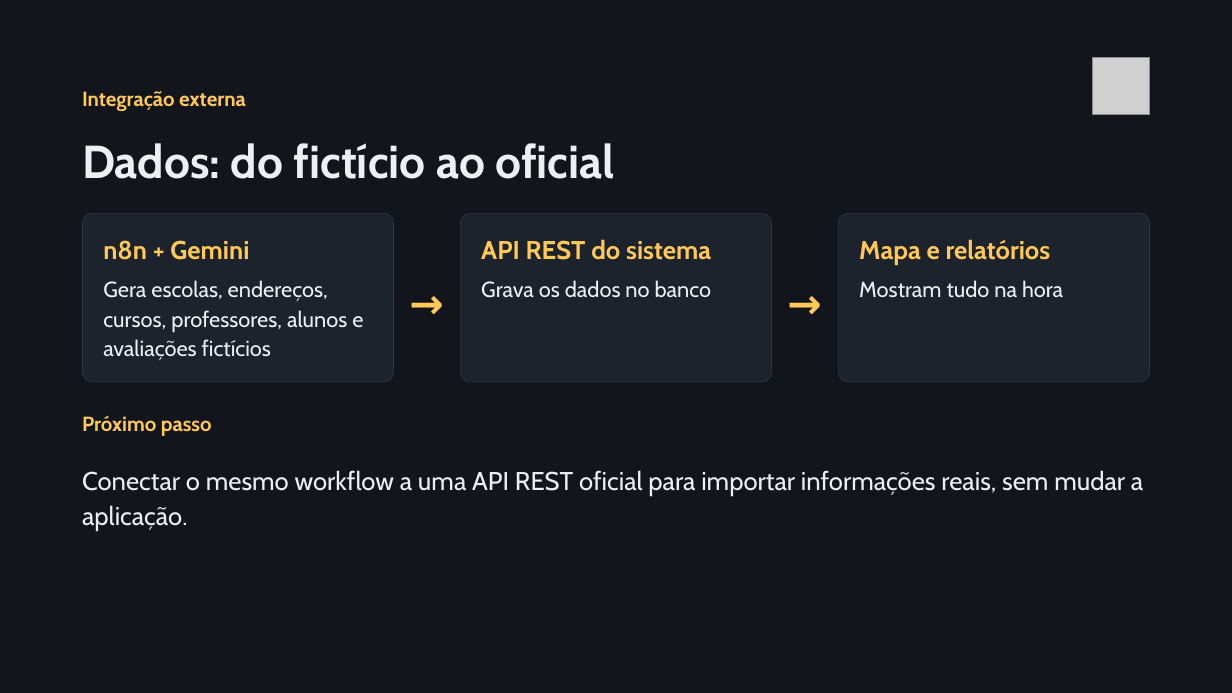
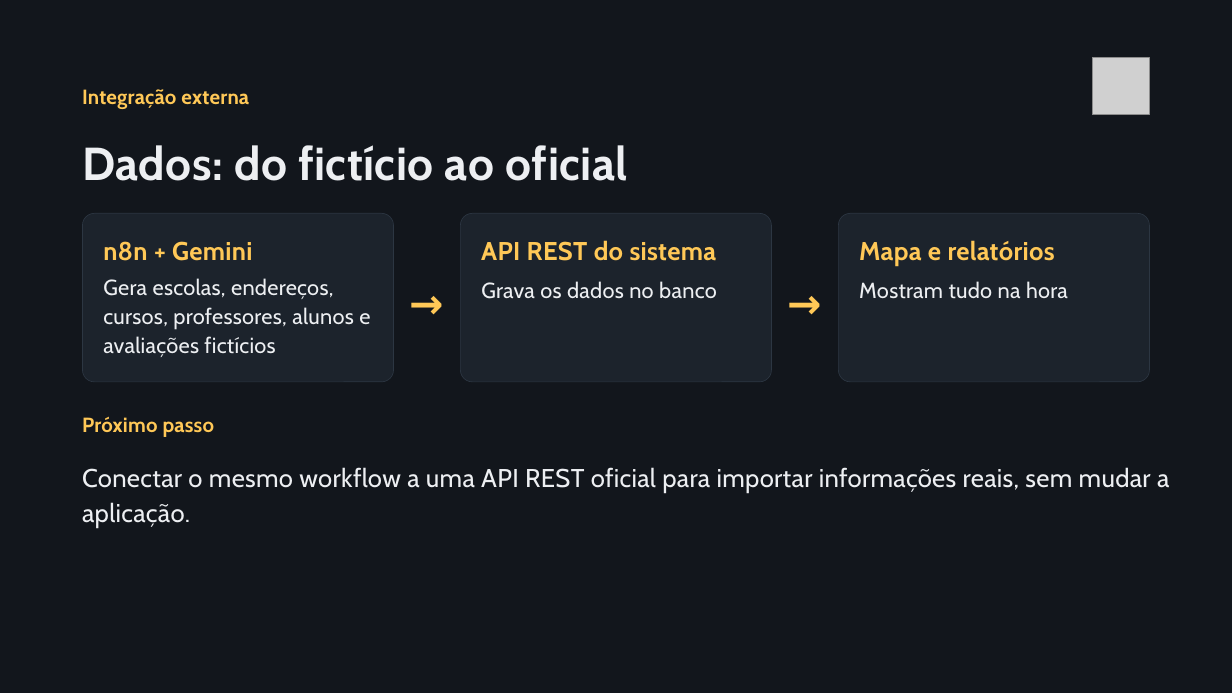
Before and after one commit to leandrocrisci/recode-projeto-final, a slide deck: slide 9 of frontendWeb/public/downloads/Avaliacao_Executiva.pptx. Drawn at 1232x693 pixels with LibreOffice and Linux fonts; fonts in the diff are those of the drawing; grey boxes stand for pictures; background and template pictures are left out. Boxes give left, top, right and bottom in pixels: in the first picture for what was removed or moved away, otherwise in the second. Text is boxed around its words. In the diff, an @@ line names an element or a change of style, - is before the commit and + after.

```diff
--- a/frontendWeb/public/downloads/Avaliacao_Executiva.pptx
+++ b/frontendWeb/public/downloads/Avaliacao_Executiva.pptx
@@ text "Integração externa" at box(82, 89, 249, 109): letter spacing 0 to 0.2 pt; line spacing 22.4pt to 1.17 @@
@@ text "Dados: do fictício ao oficial" at box(82, 145, 628, 181): letter spacing 0 to 0.4 pt; line spacing 39.6pt to 0.92 @@
@@ proportions changed in 3 elements at box(82, 213, 394, 382), box(460, 213, 772, 382), box(838, 213, 1150, 382) @@
@@ letter spacing 0 to 0.2 pt; line spacing 24pt to 1 in 3 elements at box(103, 241, 252, 261), box(481, 240, 717, 261), box(859, 240, 1055, 266) @@
@@ letter spacing 0 to 0.2 pt; line spacing 22.9pt to 1.12 in 3 elements at box(103, 278, 370, 357), box(481, 281, 717, 299), box(859, 281, 1068, 299) @@
@@ text "Próximo passo" at box(82, 417, 215, 437): letter spacing 0 to 0.2 pt; line spacing 21.6pt to 1.13 @@
@@ text "Conectar o mesmo workflow a ..." at box(82, 467, 1169, 528): letter spacing 0 to 0.2 pt; line spacing 27pt to 1.12 @@
```
Also in this commit, not shown: 9 other slides changed, 1 slide added, 1 slide removed, 1 other file.
